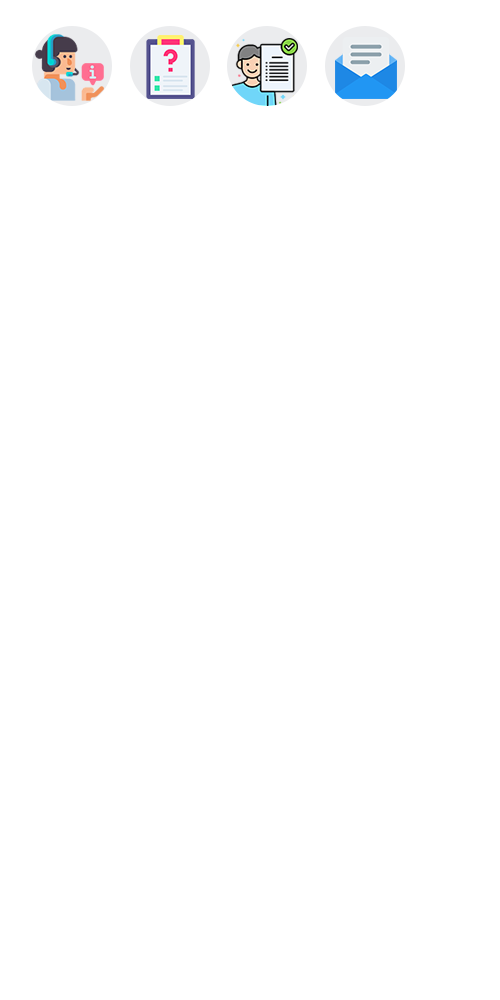
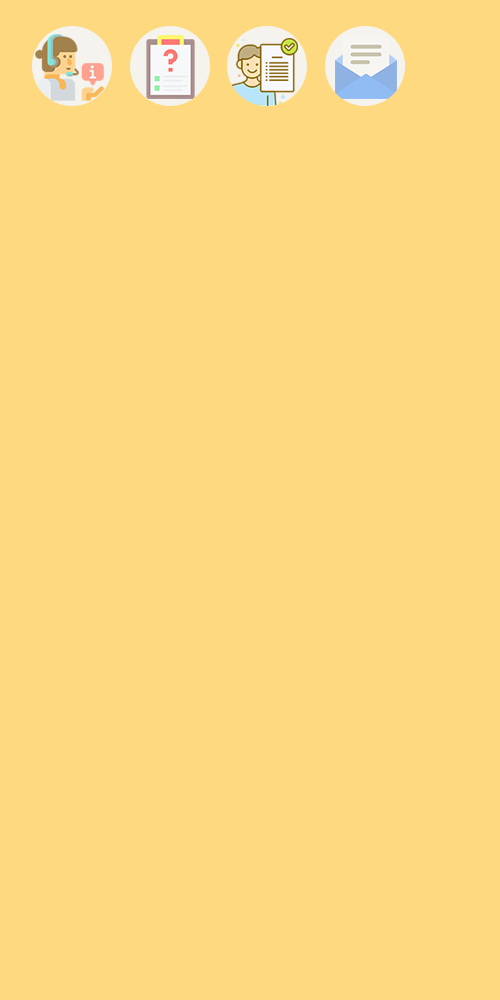
Layers edited between the first and the second 500px x 1000px image:
showed "Layer 2" over [left=0, top=0, right=500, bottom=1000]
